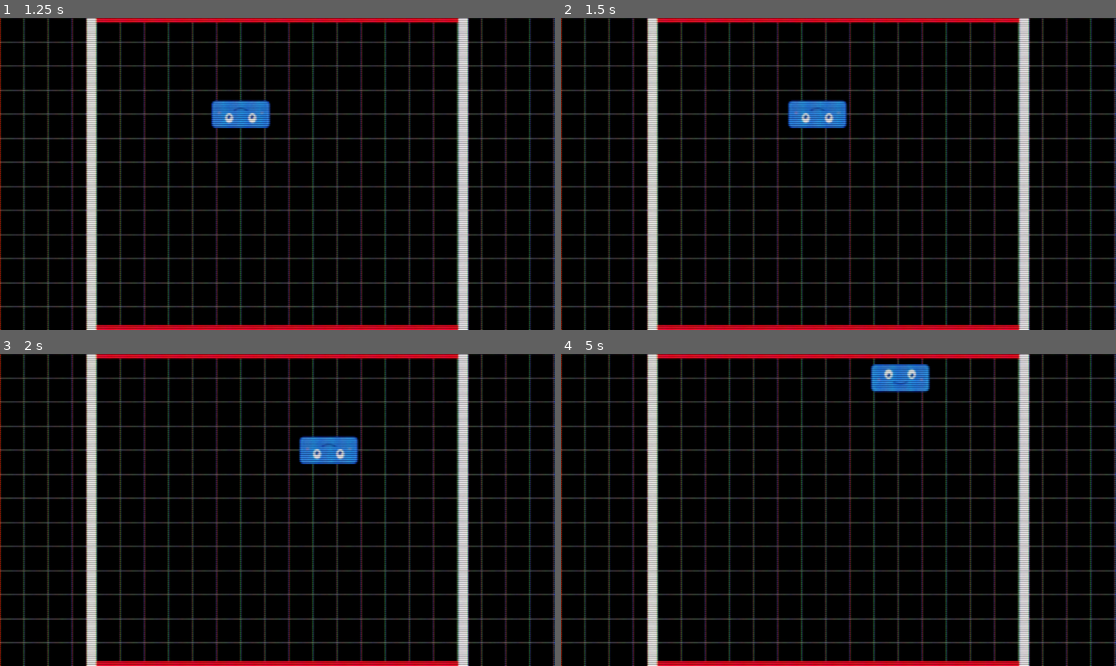
Above: before the commit, frames 1-4 (two rows, left to right).
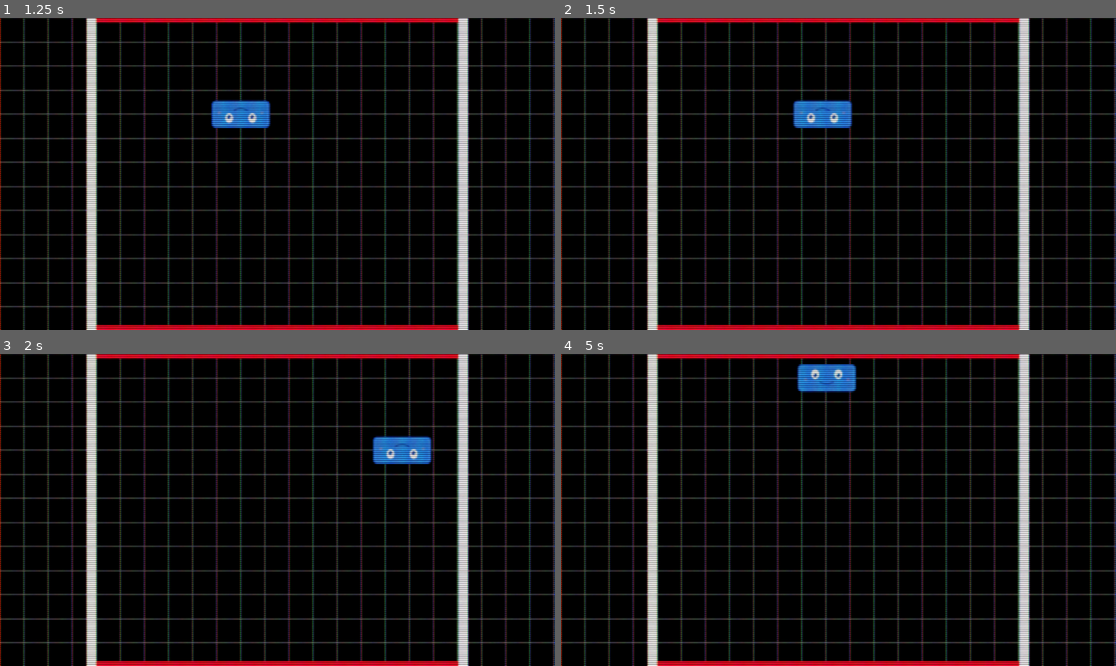
Above: after the commit, the same moments.

Repository: Nicheen/GameJamSummer2025
Game: Godot game, scene res://scenes/menus/main_menu.tscn
The game is run twice, just before and just after one commit, with the same random seed, the same clock (stepped at 60 frames per second) and the same inputs.
Inputs (mouse positions are in pixels of both pictures, inside the frame that each line leads up to):
- Up to frame 1 (1.25 s): click "START GAME" at 0.5 s
- Up to frame 2 (1.5 s): tap Enter (ui_accept) at 1.25 s; move the mouse to (960, 158) at 1.27 s; hold D (move_right) from 1.28 s (still down); click (960, 158) at 1.35 s
- Up to frame 3 (2 s): keep holding D (move_right); tap Enter (ui_accept) at 1.52 s
- Up to frame 4 (5 s): move the mouse to (727, 525) at 2.02 s; release D (move_right) at 2.03 s; hold S (teleport_down) 2.03-2.78 s; click (727, 525) at 2.1 s; tap Enter (ui_accept) at 2.27, 2.75, 3.77, 4.25, 4.52 s; move the mouse to (894, 441) at 2.77 s; hold D (move_right) 2.78-3.53 s; click (894, 441) at 2.85 s; move the mouse to (810, 572) at 3.52 s; hold W (teleport_up) 3.53-4.28 s; click (810, 572) at 3.6 s; move the mouse to (1005, 556) at 4.27 s; hold A (move_left) from 4.28 s (still down); click (1005, 556) at 4.35 s

Frame 1 is identical in both runs. In frame 2, 0.4% of the frame differs, in the area x 40-53%, y 26-36%; in frame 3, 1.9%; in frame 4, 2.0%, in the area x 42-67%, y 3-13%.

Commit message:
smoll fix movement

Diff:
--- a/gamejamsummer2025/scripts/character_body_2d.gd
+++ b/gamejamsummer2025/scripts/character_body_2d.gd
@@ -1,9 +1,9 @@
 extends CharacterBody2D
 
 # Movement settings
-@export var speed: float = 300.0
-@export var acceleration: float = 1500.0
-@export var friction: float = 1200.0
+@export var speed: float = 600.0
+@export var acceleration: float = 2000.0
+@export var friction: float = 4000.0
 
 # Teleport settings
 @export var teleport_cooldown: float = 0.2
@@ -67,14 +67,30 @@
 		WallSide.BOTTOM:
 			# Normal horizontal movement on bottom
 			if input_dir != 0:
-				velocity.x = move_toward(velocity.x, input_dir * speed, acceleration * delta)
+				# Kolla om vi byter riktning
+				var changing_direction = (velocity.x > 0 and input_dir < 0) or (velocity.x < 0 and input_dir > 0)
+
+				if changing_direction:
+					# Mycket högre acceleration när vi byter riktning
+					velocity.x = move_toward(velocity.x, input_dir * speed, acceleration * 3 * delta)
+				else:
+					# Normal acceleration
+					velocity.x = move_toward(velocity.x, input_dir * speed, acceleration * delta)
 			else:
 				velocity.x = move_toward(velocity.x, 0, friction * delta)
 
 		WallSide.TOP:
-			# Horizontal movement on top (inverted gravity)
+			# Horizontal movement on top (samma logik)
 			if input_dir != 0:
-				velocity.x = move_toward(velocity.x, input_dir * speed, acceleration * delta)
+				# Kolla om vi byter riktning
+				var changing_direction = (velocity.x > 0 and input_dir < 0) or (velocity.x < 0 and input_dir > 0)
+
+				if changing_direction:
+					# Mycket högre acceleration när vi byter riktning
+					velocity.x = move_toward(velocity.x, input_dir * speed, acceleration * 3 * delta)
+				else:
+					# Normal acceleration
+					velocity.x = move_toward(velocity.x, input_dir * speed, acceleration * delta)
 			else:
 				velocity.x = move_toward(velocity.x, 0, friction * delta)
 
@@ -145,8 +161,8 @@
 		"bottom": play_area_center.y + half_size.y
 	}
 
-	# Reset velocity when teleporting
-	velocity = Vector2.ZERO
+	# Spara nuvarande x-hastighet innan teleportering
+	var current_x_velocity = velocity.x
 
 	# Teleport to edge and update current wall (only up/down)
 	if direction.y > 0:  # Teleport down
@@ -158,6 +174,10 @@
 
 	# Apply teleportation
 	global_position = new_position
+
+	# Behåll x-hastigheten, nollställ bara y-hastigheten
+	velocity = Vector2(current_x_velocity, 0)
+
 	start_teleport_cooldown()
 	start_teleport_effect()
 
@@ -210,6 +230,12 @@
 	if not sprite:
 		return
 
+	match current_wall:
+		WallSide.BOTTOM:
+			sprite.rotation = 0.0  # Normal orientation
+		WallSide.TOP:
+			sprite.rotation = PI  # Upside down
+
 	var tween = create_tween()
 	var target_rotation = 0.0
 
